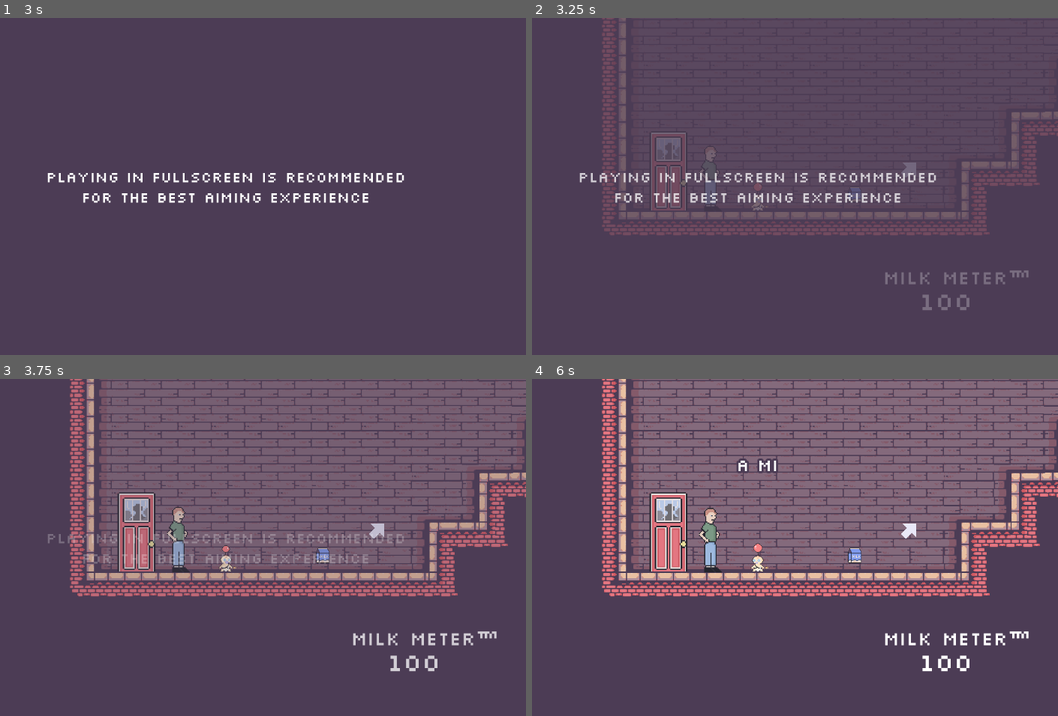
Above: before the commit, frames 1-4 (two rows, left to right).
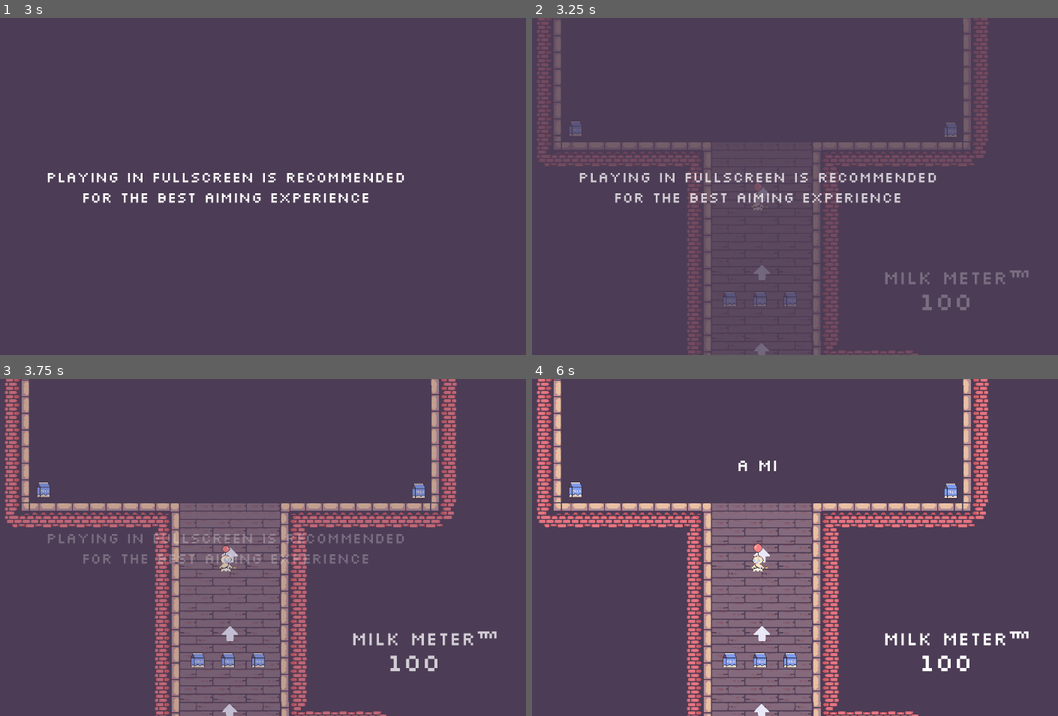
Above: after the commit, the same moments.

Repository: duncwilliams/trust-fund-baby
Game: Godot game, scene res://scenes/main.tscn
The game is run twice, just before and just after one commit, with the same random seed, the same clock (stepped at 60 frames per second) and the same inputs.
Inputs (mouse positions are in pixels of both pictures, inside the frame that each line leads up to):
- Up to frame 1 (3 s): tap Enter at 0.5 s; move the mouse to (357, 169) at 0.52 s; press the mouse at (357, 169) at 0.53 s; hold D (crawl_right) 0.53-2.03 s; tap R (restart) at 1.25, 2, 2.75 s; move the mouse to (105, 203) at 1.27 s; release the mouse at (105, 203) at 1.28 s; click (105, 203) at 1.35 s; move the mouse to (284, 112) at 2.02 s; press the mouse at (284, 112) at 2.03 s; hold A (crawl_left) 2.03-2.78 s; move the mouse to (194, 253) at 2.77 s; release the mouse at (194, 253) at 2.78 s; hold D (crawl_right) from 2.78 s (still down); click (194, 253) at 2.85 s
- Up to frame 2 (3.25 s): keep holding D (crawl_right)
- Up to frame 3 (3.75 s): keep holding D (crawl_right); move the mouse to (405, 598) at 3.52 s; press the mouse at (405, 598) at 3.53 s
- Up to frame 4 (6 s): move the mouse to (579, 496) at 4.27 s; release D (crawl_right) at 4.28 s; release the mouse at (579, 496) at 4.28 s; hold A (crawl_left) 4.28-5.03 s; click (579, 496) at 4.35 s; move the mouse to (789, 547) at 5.02 s; press the mouse at (789, 547) at 5.03 s; hold D (crawl_right) 5.03-5.78 s; move the mouse to (668, 463) at 5.77 s; release the mouse at (668, 463) at 5.78 s; hold A (crawl_left) from 5.78 s (still down); click (668, 463) at 5.85 s

Frame 1 is identical in both runs. In frame 2, 12% of the frame differs, in the area x 0-100%, y 0-100%; in frame 3, 50%; in frame 4, 51%.

Commit message:
death animation split into two parts, fixed post victory cam

Diff:
--- a/scenes/enemy.tscn
+++ b/scenes/enemy.tscn
@@ -266,6 +266,14 @@
 }, {
 "duration": 1.0,
 "texture": SubResource("AtlasTexture_0lg75")
+}],
+"loop": false,
+"name": &"death_part_one",
+"speed": 9.0
+}, {
+"frames": [{
+"duration": 1.0,
+"texture": SubResource("AtlasTexture_0lg75")
 }, {
 "duration": 1.0,
 "texture": SubResource("AtlasTexture_lsnsy")
@@ -298,7 +306,7 @@
 "texture": SubResource("AtlasTexture_vab5u")
 }],
 "loop": false,
-"name": &"death",
+"name": &"death_part_two",
 "speed": 9.0
 }, {
 "frames": [{
@@ -357,7 +365,7 @@
 [node name="AnimatedSprite2D" type="AnimatedSprite2D" parent="." unique_id=634802606]
 process_mode = 3
 sprite_frames = SubResource("SpriteFrames_8qclf")
-animation = &"idle"
+animation = &"death_part_one"
 flip_h = true
 
 [node name="CollisionShape2D" type="CollisionShape2D" parent="." unique_id=597369825 groups=["enemy"]]
--- a/scenes/hud.tscn
+++ b/scenes/hud.tscn
@@ -817,7 +817,6 @@
 unique_name_in_owner = true
 
 [node name="BossBarControl" type="Control" parent="." unique_id=332025002]
-visible = false
 layout_mode = 3
 anchors_preset = 7
 anchor_left = 0.5
@@ -858,11 +857,11 @@
 layout_mode = 0
 offset_left = -476.0
 offset_top = -62.0
-offset_right = 41.0
+offset_right = 521.0
 offset_bottom = -22.0
 theme_override_fonts/normal_font = ExtResource("14_eld54")
 theme_override_font_sizes/normal_font_size = 23
-text = "Kinsman Simeon, The Turncoat"
+text = "Your Morally Bad and Corrupt Brother, Who Wants to Steal Your Trust Fund Money"
 
 [node name="FullscreenMessageControl" type="Control" parent="." unique_id=164448471]
 process_mode = 3
--- a/scenes/main.tscn
+++ b/scenes/main.tscn
@@ -35,7 +35,7 @@
 
 [node name="Baby" parent="." unique_id=1502936678 instance=ExtResource("1_o5qli")]
 unique_name_in_owner = true
-position = Vector2(502, 479)
+position = Vector2(1391, -3158)
 
 [node name="Camera2D" type="Camera2D" parent="Baby" unique_id=1711883797]
 process_mode = 3
@@ -73,3 +73,4 @@
 [connection signal="was_defeated" from="Baby" to="." method="_on_baby_was_defeated"]
 [connection signal="dialogue_finished" from="Hud" to="." method="_on_hud_dialogue_finished"]
 [connection signal="health_changed" from="Enemy" to="." method="_on_enemy_health_changed"]
+[connection signal="sprite_finished" from="Enemy" to="." method="_on_enemy_sprite_finished"]
--- a/scenes/map.tscn
+++ b/scenes/map.tscn
@@ -1044,13 +1044,13 @@
 position = Vector2(1852, -1340)
 
 [node name="Carton4" parent="Cartons" unique_id=1461498588 instance=ExtResource("2_paxxb")]
-position = Vector2(1382, -2302)
+position = Vector2(1399, -2302)
 
 [node name="Carton12" parent="Cartons" unique_id=1754343104 instance=ExtResource("2_paxxb")]
-position = Vector2(1474, -2302)
+position = Vector2(1516, -2302)
 
 [node name="Carton11" parent="Cartons" unique_id=3664744 instance=ExtResource("2_paxxb")]
-position = Vector2(1285, -2301)
+position = Vector2(1283, -2301)
 
 [node name="Carton6" parent="Cartons" unique_id=1501727220 instance=ExtResource("2_paxxb")]
 position = Vector2(1283, -2784)
@@ -1140,7 +1140,7 @@
 scale = Vector2(5, 5)
 sprite_frames = SubResource("SpriteFrames_mlgqr")
 autoplay = "default"
-frame_progress = 0.7076188
+frame_progress = 0.84465903
 flip_h = true
 
 [node name="Friend" parent="." unique_id=1435211521 instance=ExtResource("7_nakos")]
--- a/scripts/dialogue_controller.gd
+++ b/scripts/dialogue_controller.gd
@@ -103,7 +103,7 @@
 
 func _unhandled_input(event: InputEvent) -> void:
 	if event.is_pressed() and not event is InputEventMouseMotion and listening_for_input:
-		if (advance_prompt_timer != null):
+		if advance_prompt_timer != null and advance_prompt_timer.timeout.is_connected(prompt_timer_timed_out):
 			advance_prompt_timer.timeout.disconnect(prompt_timer_timed_out)
 		$AdvanceDialogueLabel.visible = false
 		if still_typing:
--- a/scripts/enemy.gd
+++ b/scripts/enemy.gd
@@ -1,6 +1,7 @@
 extends CharacterBody2D
 
 signal health_changed(new_health: int)
+signal sprite_finished(sprite_name: String)
 
 @onready var baby: Node2D = get_tree().get_first_node_in_group("baby")
 var speed: float = 3.5
@@ -73,6 +74,7 @@
 
 
 func _on_animated_sprite_2d_animation_finished() -> void:
+	sprite_finished.emit($AnimatedSprite2D.animation)
 	if $AnimatedSprite2D.animation == "damage":
 		animation_locked = false
 		await get_tree().create_timer(post_damage_anim_cooldown).timeout
--- a/scripts/hud.gd
+++ b/scripts/hud.gd
@@ -14,6 +14,7 @@
 	$RestartPrompt.visible = false
 	$DefeatRespawnPrompt.visible = false
 	$HeartsControl.visible = false
+	$BossBarControl.visible = false
 
 
 func update_milk_amount(new_milk_amount: int) -> void:
--- a/scripts/main.gd
+++ b/scripts/main.gd
@@ -1,7 +1,7 @@
 extends Node2D
 
 @export var second_floor_enemy_scene: PackedScene
-var enemy_defeat_camera_speed: float = 3.0
+var camera_speed: float = 3.0
 
 func _ready() -> void:
 	$Enemy.disable()
@@ -18,18 +18,17 @@
 
 
 func move_camera_to_position(target: Node2D, camera_speed: float) -> void:
-	call_deferred("$Baby.process_mode", "Node.PROCESS_MODE_DISABLED")
-	call_deferred("$Enemy.process_mode", "Node.PROCESS_MODE_DISABLED")
+	$Baby.set_deferred("process_mode", Node.PROCESS_MODE_DISABLED)
+	$Enemy.set_deferred("process_mode", Node.PROCESS_MODE_DISABLED)
 	var tween := create_tween()
 	tween.tween_property($Baby/Camera2D, "global_position", target.global_position, camera_speed)
 	await tween.finished
-	call_deferred("$Baby.process_mode", "Node.PROCESS_MODE_INHERIT")
 
 
 func victory_sequence() -> void:
 	$MusicPlayer/BossMusic.stop()
-	await move_camera_to_position($Enemy, enemy_defeat_camera_speed)
-	$Hud/DialogueController.play_victory_dialogue()
+	await move_camera_to_position($Enemy, camera_speed)
+	$Enemy/AnimatedSprite2D.play("death_part_one")
 
 
 func defeat_sequence() -> void:
@@ -56,7 +55,7 @@
 		$Map.disable_invisible_walls()
 		$MusicPlayer/BossMusic.play()
 	elif dialogue_title == "victory":
-		$Enemy/AnimatedSprite2D.play("death")
+		$Enemy/AnimatedSprite2D.play("death_part_two")
 
 
 func _on_enemy_health_changed(new_health: int) -> void:
@@ -71,3 +70,12 @@
 
 func _on_baby_was_defeated() -> void:
 	defeat_sequence()
+
+
+func _on_enemy_sprite_finished(sprite_name: String) -> void:
+	if sprite_name == "death_part_one":
+		$Hud/DialogueController.play_victory_dialogue()
+	if sprite_name == "death_part_two":
+		await move_camera_to_position($Baby, camera_speed)
+		$Baby.set_deferred("process_mode", Node.PROCESS_MODE_INHERIT)
+		$Baby.velocity = Vector2.ZERO
